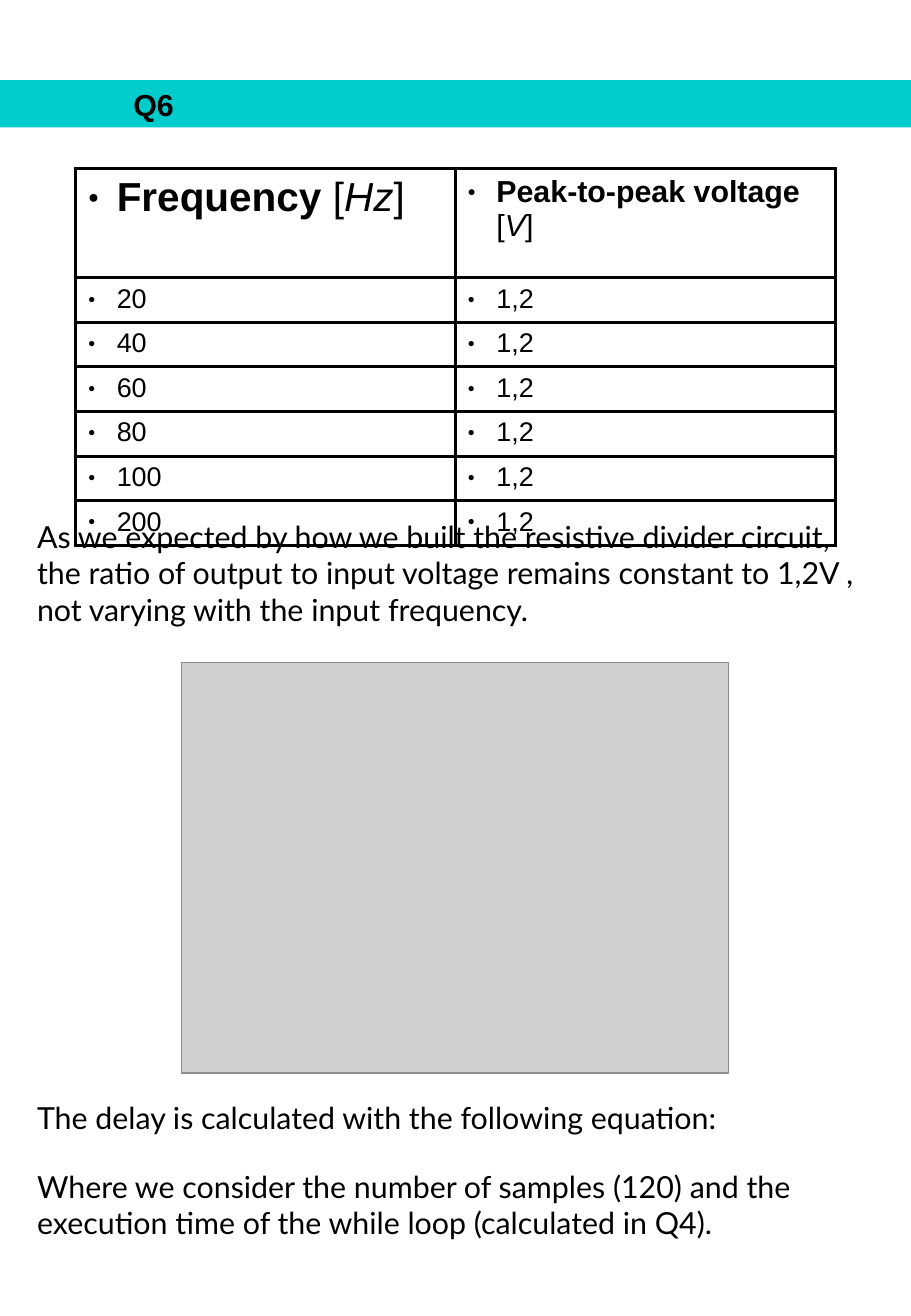
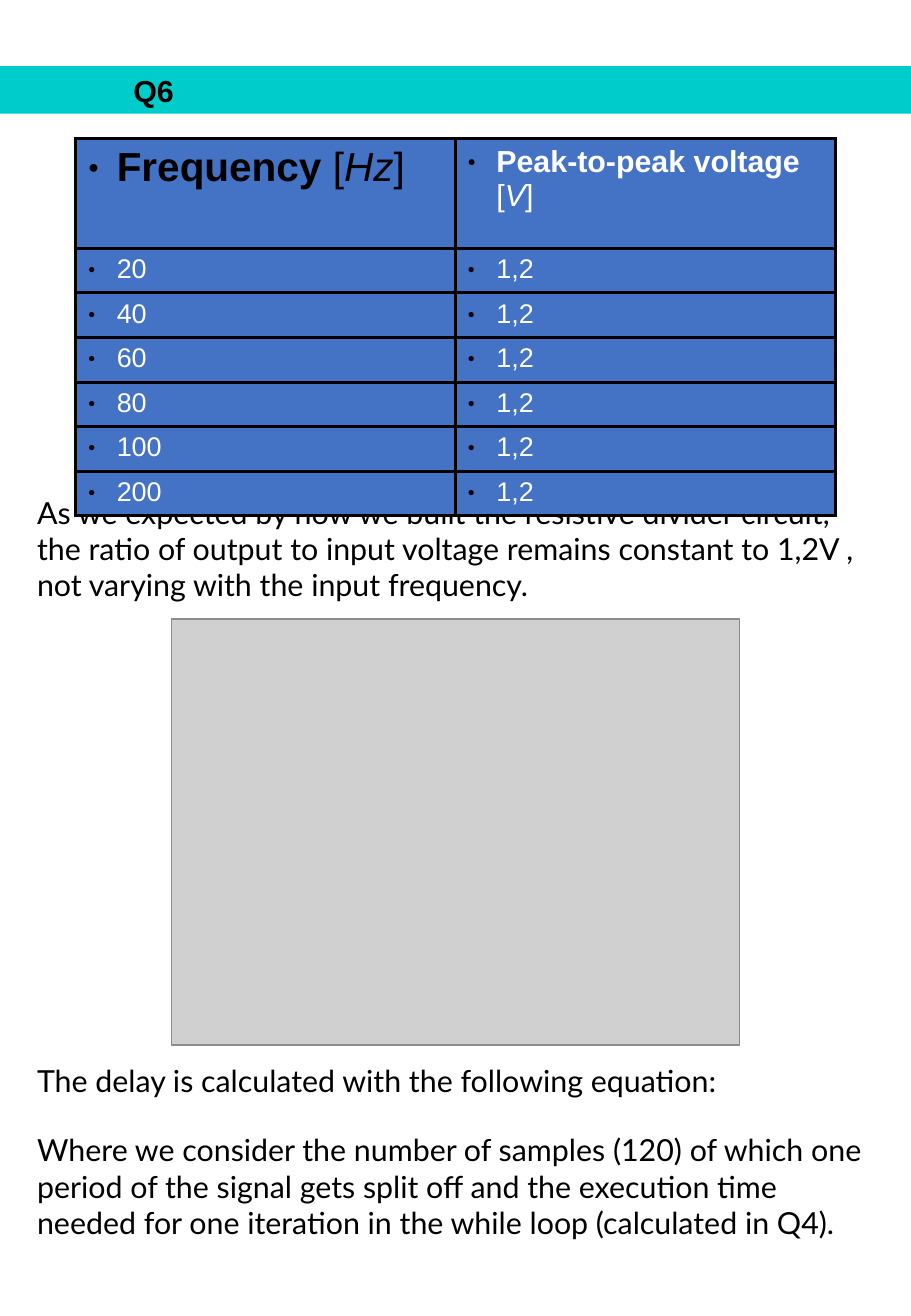
Before and after one commit to PietroGriffa/IRM19, a slide deck: slide 2 of Lab 03/PostLab03.odp. Drawn at 911x1316 pixels with LibreOffice and Linux fonts; fonts in the diff are those of the drawing; grey boxes stand for pictures. Boxes give left, top, right and bottom in pixels: in the first picture for what was removed or moved away, otherwise in the second. Text is boxed around its words. In the diff, an @@ line names an element or a change of style, - is before the commit and + after.

```diff
--- a/Lab 03/PostLab03.odp
+++ b/Lab 03/PostLab03.odp
@@ rectangle "Q6": place and size @@
-rectangle "Q6" at (0,80,911,128)
+rectangle "Q6" at (0,67,911,114)
@@ table at (77,138,837,509) @@
@@ fill none to #4472C4 in 14 cells @@
@@ text colour #000000 to #FFFFFF in "Peak-to-peak voltage [V]", "20", "1,2", "40" and 9 more places @@
@@ table: place and size @@
-table at (77,169,837,540)
+table at (77,138,837,509)
@@ text "As we expected by how ...": place and size @@
-text "As we expected by how ..." at (37,521,840,626)
+text "As we expected by how ..." at (37,497,840,602)
@@ picture: place and size @@
-picture at (181,662,729,1073)
+picture at (171,619,740,1046)
@@ text "The delay is calculated with ...": place and size @@
-text "The delay is calculated with ..." at (37,1106,791,1240)
+text "The delay is calculated with ..." at (37,1069,861,1240)
@@ text at (37,1137,861,1240): text changed @@
-Where we consider the number of samples (120) and the execution time of the while loop (calculated in Q4).
+Where we consider the number of samples (120) of which one period of the signal gets split off and the execution time needed for one iteration in the while loop (calculated in Q4).
```
Also in this commit, not shown: 1 other slide changed, 4 slides added, 1 slide removed.
